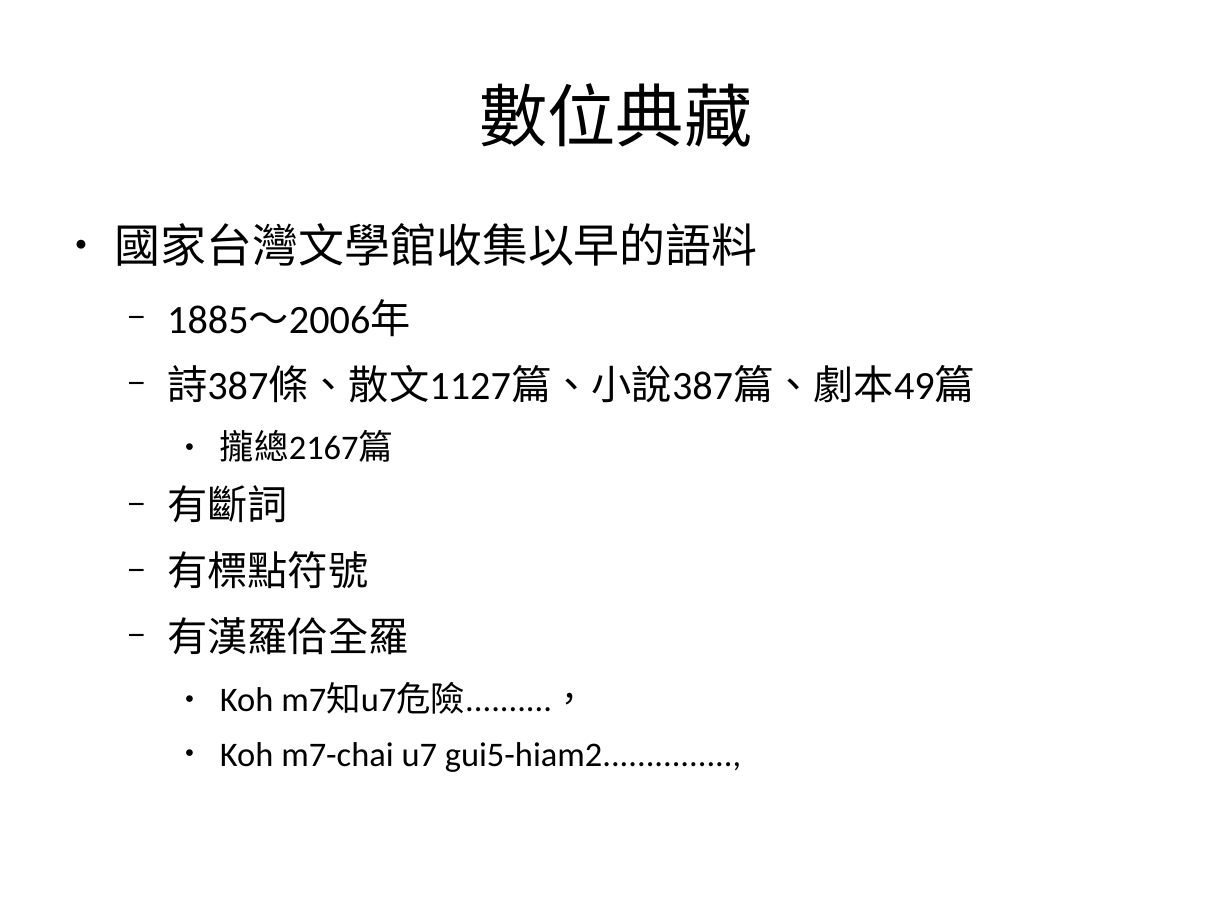
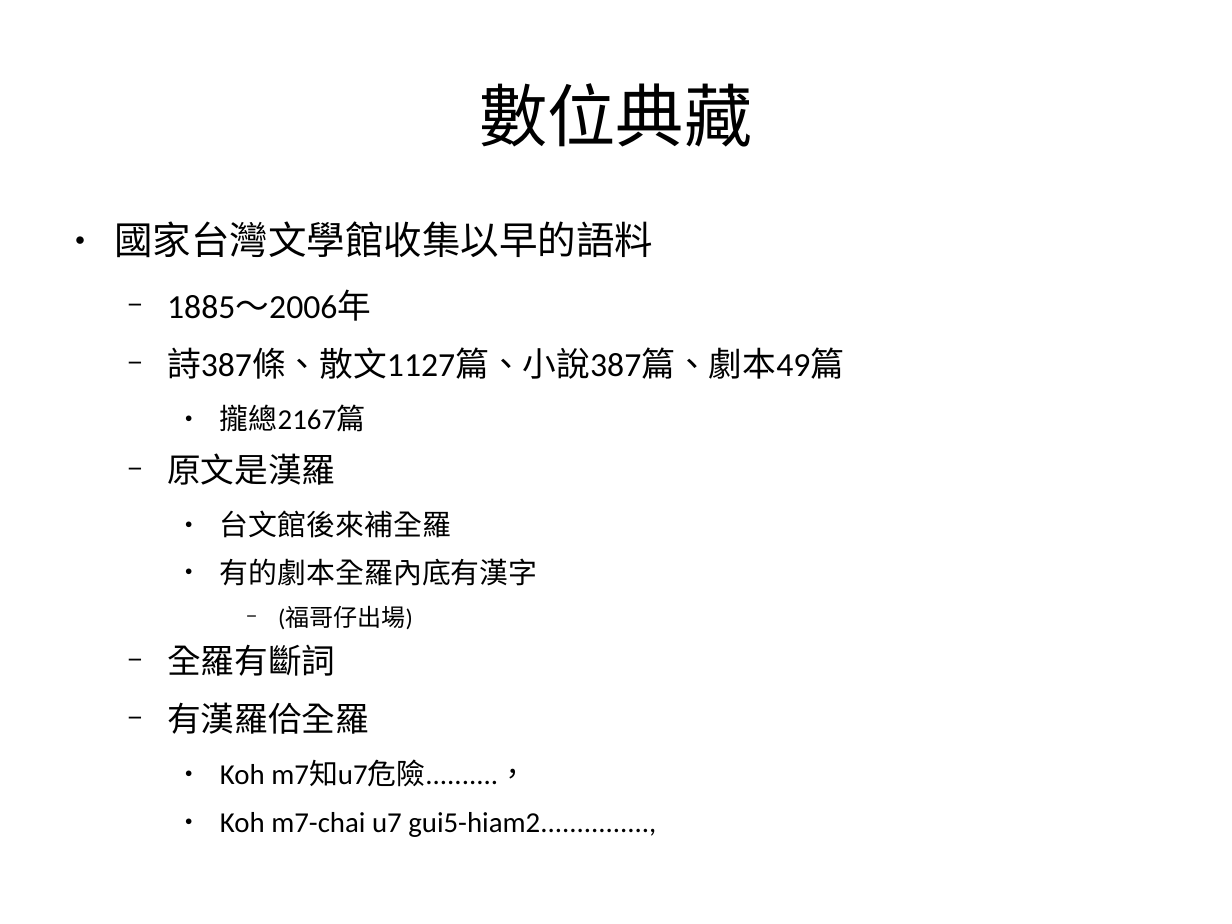
Before and after one commit to sih4sing5hong5/po3-ko3_tau5-iann2-phinn3, a slide deck: slide 16 of 翻譯報告.odp (slide 15 before the commit). Drawn at 1232x924 pixels with LibreOffice and Linux fonts; fonts in the diff are those of the drawing. Boxes give left, top, right and bottom in pixels: in the first picture for what was removed or moved away, otherwise in the second. Text is boxed around its words. In the diff, an @@ line names an element or a change of style, - is before the commit and + after.

```diff
--- a/翻譯報告.odp
+++ b/翻譯報告.odp
@@ text at (114,221,844,787): size 29.6 to 24.8 pt in "國家台灣文學館收集以早的語料"; size 25.9 to 21.7 pt in "1885～2006年", "詩387條、散文1127篇、小說387篇、劇本49篇", "有漢羅佮全羅"; size 22.2 to 18.6 pt in "攏總2167篇", "Koh m7知u7危險..........，", "Koh m7-chai u7 gui5-hiam2...............," @@
@@ text at (167,453,538,676): text changed; size 25.9 to 18.6 pt @@
-  − 有斷詞
-  − 有標點符號
+  − 原文是漢羅
+    ● 台文館後來補全羅
+    ● 有的劇本全羅內底有漢字
+      − (福哥仔出場)
+  − 全羅有斷詞
```
Also in this commit, not shown: 9 other slides changed, 6 slides added, 3 slides removed.
